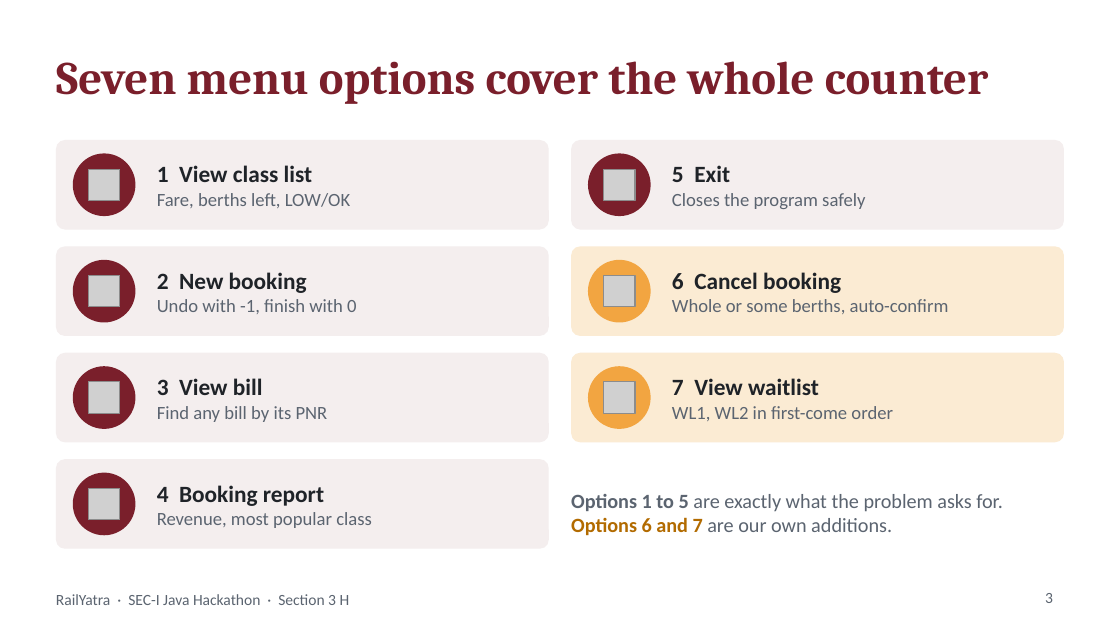
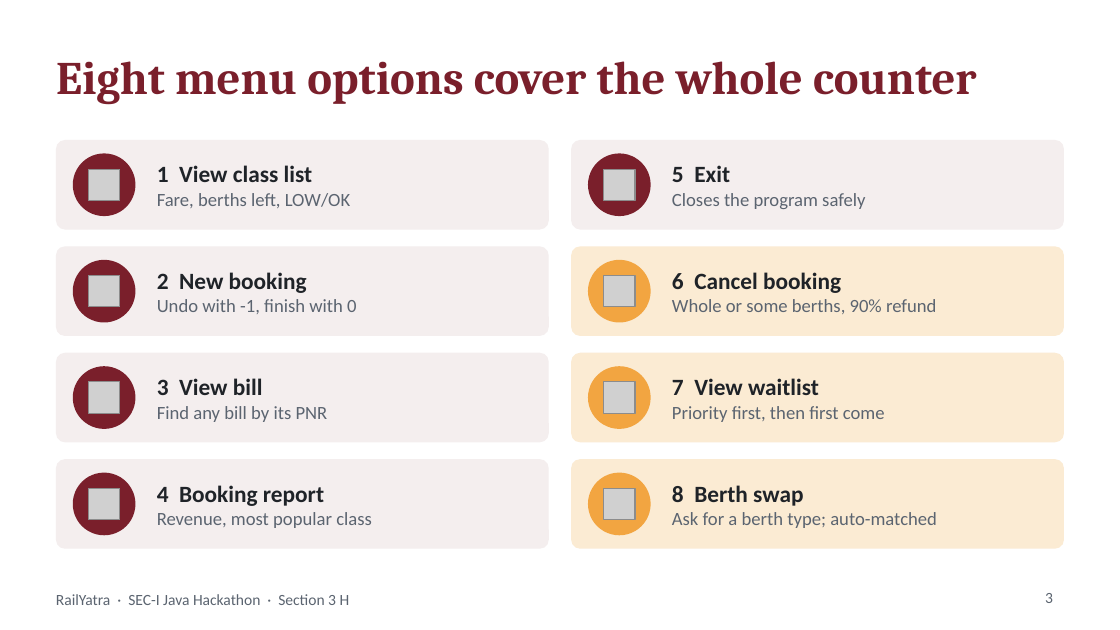
Before and after one commit to pandeylakshya207-max/RailYatra, a slide deck: slide 3 of RailYatra_Presentation.pptx. Drawn at 1120x630 pixels with LibreOffice and Linux fonts; fonts in the diff are those of the drawing; grey boxes stand for pictures. Boxes give left, top, right and bottom in pixels: in the first picture for what was removed or moved away, otherwise in the second. Text is boxed around its words. In the diff, an @@ line names an element or a change of style, - is before the commit and + after.

Commit message:
Add family seating, automatic berth swap, priority waitlist, choose-berth cancel, web app and Render deploy

```diff
--- a/RailYatra_Presentation.pptx
+++ b/RailYatra_Presentation.pptx
@@ title at [56,61,976,104]: text changed @@
-Seven menu options cover the whole counter
+Eight menu options cover the whole counter
@@ text at [672,299,936,314]: text changed @@
-Whole or some berths, auto-confirm
+Whole or some berths, 90% refund
@@ text at [672,406,885,422]: text changed @@
-WL1, WL2 in first-come order
+Priority first, then first come
@@ rounded rectangle: place and size @@
-rounded rectangle at [571,494,1002,536]
+rounded rectangle at [571,459,1064,549]
@@ rounded rectangle at [571,459,1064,549]: fill none to #FBEBD3 @@
@@ ellipse added at [588,473,651,535], fill #F2A541 @@
@@ text in rounded rectangle at [571,494,1002,536]: text removed @@
-Options 1 to 5 are exactly what the problem asks for. Options 6 and 7 are our own additions.
@@ picture added at [604,488,635,520] @@
@@ text added at [672,485,937,528], 12 pt, text #5B6470 @@
+8 Berth swap
+Ask for a berth type; auto-matched
```
Also in this commit, not shown: 5 other slides changed, 18 other files.
